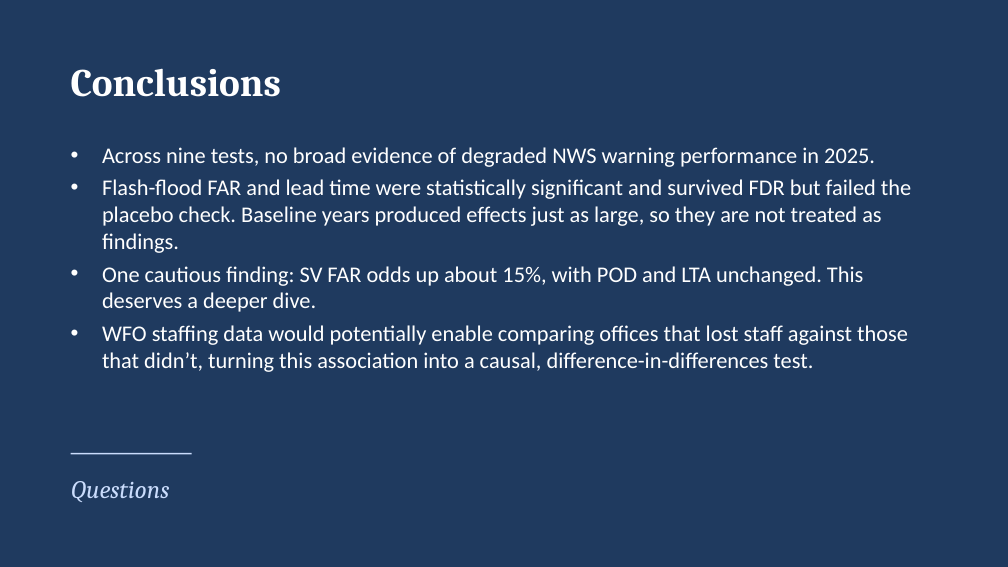
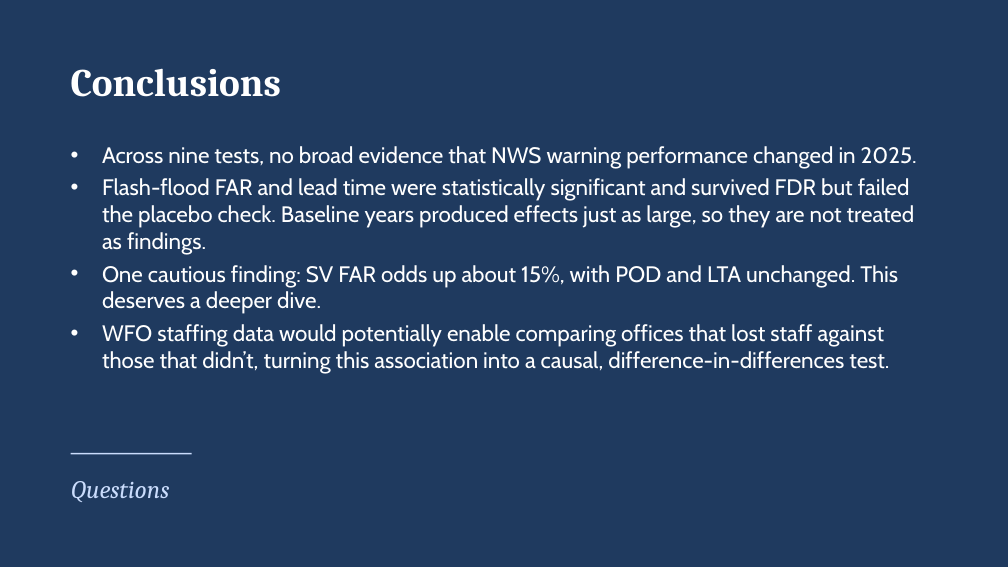
Before and after one commit to craig-rudman/MSDS692, a slide deck: slide 12 of report/MSDS692 Practicum I Craig Rudman.pptx. Drawn at 1008x567 pixels with LibreOffice and Linux fonts; fonts in the diff are those of the drawing. Boxes give left, top, right and bottom in pixels: in the first picture for what was removed or moved away, otherwise in the second. Text is boxed around its words. In the diff, an @@ line names an element or a change of style, - is before the commit and + after.

Commit message:
Fact checks

```diff
--- a/report/MSDS692 Practicum I Craig Rudman.pptx
+++ b/report/MSDS692 Practicum I Craig Rudman.pptx
@@ text at (x1=102, y1=146, x2=917, y2=169): text changed; font Calibri to Cabin @@
-• Across nine tests, no broad evidence of degraded NWS warning performance in 2025.
+• Across nine tests, no broad evidence that NWS warning performance changed in 2025.
@@ text at (x1=102, y1=178, x2=915, y2=374): font Calibri to Cabin in "Flash-flood FAR and lead time were statistically ...", "One cautious finding: SV FAR odds up ...", "WFO staffing data would potentially enable comparing ..." @@
```
Also in this commit, not shown: 13 other slides changed, 1 other file.
